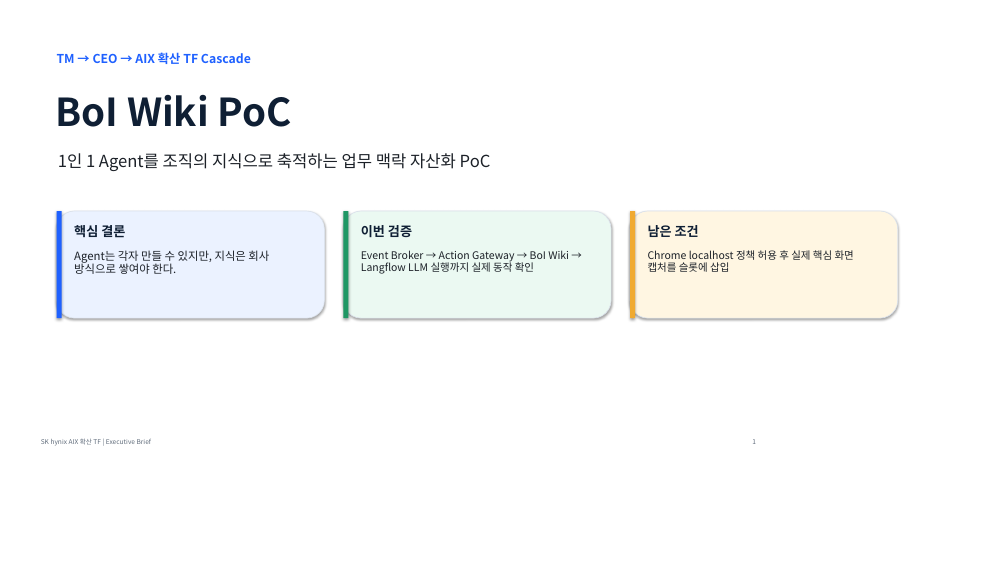
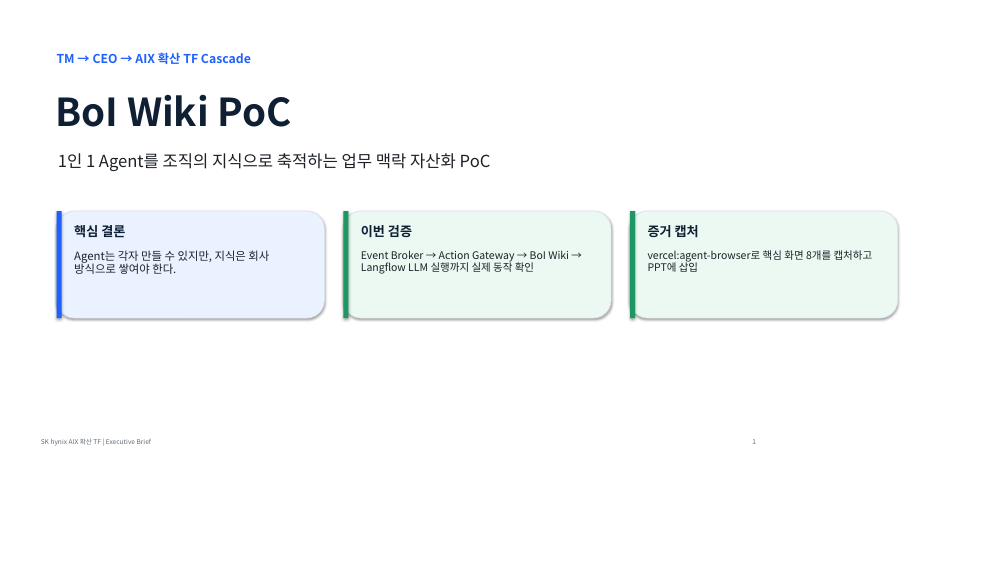
Before and after one commit to chokukil/boi-wiki, a slide deck: slide 1 of artifacts/boi-poc/boi-wiki-poc-executive-brief-with-screenshots.pptx. Drawn at 1008x567 pixels with LibreOffice and Linux fonts; fonts in the diff are those of the drawing. Boxes give left, top, right and bottom in pixels: in the first picture for what was removed or moved away, otherwise in the second. Text is boxed around its words. In the diff, an @@ line names an element or a change of style, - is before the commit and + after.

Commit message:
Use agent-browser as PoC capture path

```diff
--- a/artifacts/boi-poc/boi-wiki-poc-executive-brief-with-screenshots.pptx
+++ b/artifacts/boi-poc/boi-wiki-poc-executive-brief-with-screenshots.pptx
@@ rounded rectangle at (x1=630, y1=211, x2=898, y2=318): fill #FFF6E2 to #EBF9F2 @@
@@ rectangle at (x1=630, y1=211, x2=635, y2=318): fill #F0AA30 to #1F9764 @@
@@ text at (x1=648, y1=225, x2=699, y2=237): text changed @@
-남은 조건
+증거 캡처
@@ text at (x1=648, y1=250, x2=873, y2=272): text changed @@
-Chrome localhost 정책 허용 후 실제 핵심 화면 캡처를 슬롯에 삽입
+vercel:agent-browser로 핵심 화면 8개를 캡처하고 PPT에 삽입
```
Also in this commit, not shown: 2 other slides changed, 11 other files.
